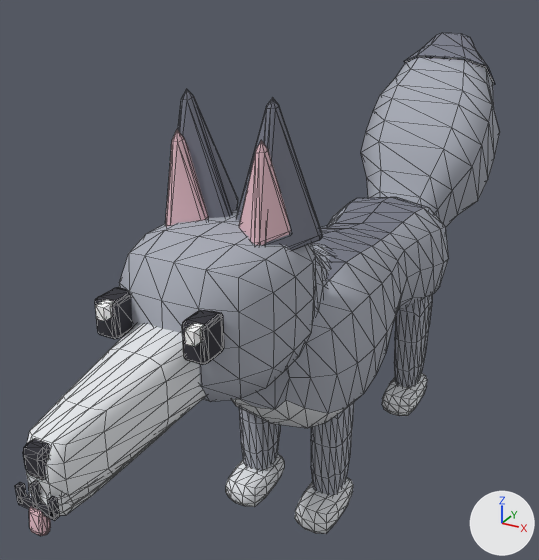
One commit to the glTF model model/pet_fox.glb: the scene before it, then after it.
Before and after are seen from a 50 mm lens placed at (0.99, -2.38, 1.83), pointed at (-0.19, -0.24, 0.76). The lights are fixed; the arrows at lower right show +X, +Y and +Z. The older version comes first. Mesh edges are drawn as thin lines. Vertices at exactly the same position are counted once.

The scene before the commit, as lines of its bpy script (objects in view):
```python
me_fox = bpy.data.meshes.new('Fox')
me_fox.from_pydata(...)  # 1872 vertices, 3580 faces; spans x -0.27..0.27, y -1.58..1.29, z 0.0..1.52
me_fox.materials.append(mat_pet_fur)  # grey #aaadb8
me_fox.materials.append(mat_pet_dark)  # grey #797c89
me_fox.materials.append(mat_pet_light)  # white #e7eaed
me_fox.materials.append(mat_pet_black)  # dark grey #303038
me_fox.materials.append(mat_pet_white)  # white #ffffff
me_fox.materials.append(mat_pet_ear_inner)  # pink #e7bfc8
me_fox.materials.append(mat_pet_eye)  # dark grey #303038
me_fox.materials.append(mat_pet_ear_back)  # grey #797c89
me_fox.materials.append(mat_pet_paws)  # white #e7eaed
me_fox.materials.append(mat_pet_mouth)  # dark grey #303038
me_fox.materials.append(mat_pet_tail)  # grey #797c89
me_fox.materials.append(mat_pet_tongue)  # pink #e7bfc8
me_fox.materials.append(mat_pet_muzzle)  # white #e7eaed
me_fox.materials.append(mat_pet_head)  # grey #aaadb8
me_fox.materials.append(mat_pet_legs)  # grey #aaadb8
me_fox.materials.append(mat_pet_hindlegs)  # grey #aaadb8
me_fox.materials.append(mat_pet_tailbase)  # grey #aaadb8
me_fox.materials.append(mat_pet_neck)  # grey #aaadb8
me_fox.materials.append(mat_pet_throat)  # grey #aaadb8
me_fox.materials.append(mat_pet_face)  # grey #aaadb8
ob_wolf = bpy.data.objects.new('Wolf', me_fox)
ob_wolf.location = (0.0, 0.0, 0.0)
```
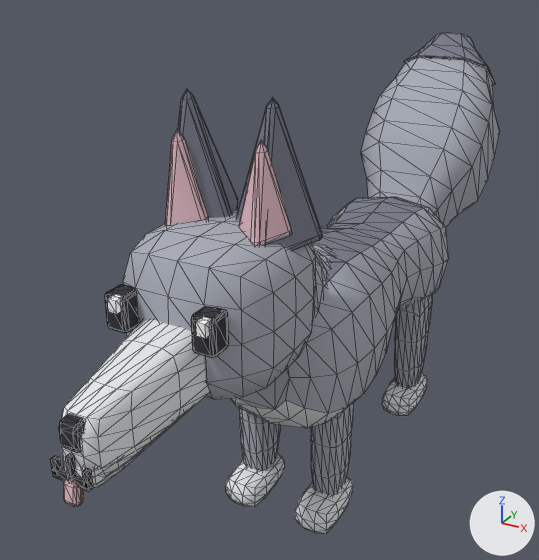
Pixel boxes (x1, y1, x2, y2) of what changed, in the pictures (539 x 560 px; the box of a moved part takes in the faces that stretch with it):
```json
{"object": "Wolf", "change": "reshaped", "before": [15, 33, 500, 536], "after": [51, 33, 500, 534], "on screen": "7% narrower"}
{"part": 1, "of": "me_fox", "change": "moved or reshaped", "before": [23, 439, 50, 480], "after": [59, 414, 85, 453]}
{"part": 2, "of": "me_fox", "change": "moved or reshaped", "before": [185, 323, 204, 346], "after": [196, 317, 213, 338]}
{"part": 3, "of": "me_fox", "change": "moved or reshaped", "before": [95, 299, 114, 321], "after": [107, 294, 124, 314]}
{"part": 4, "of": "me_fox", "change": "moved or reshaped", "before": [182, 310, 224, 364], "after": [191, 307, 229, 358]}
{"part": 5, "of": "me_fox", "change": "moved or reshaped", "before": [95, 287, 132, 339], "after": [105, 284, 139, 333]}
{"part": 6, "of": "me_fox", "change": "moved or reshaped", "before": [30, 480, 41, 510], "after": [65, 453, 75, 481]}
{"part": 7, "of": "me_fox", "change": "moved or reshaped", "before": [34, 502, 59, 521], "after": [69, 475, 93, 491]}
{"part": 8, "of": "me_fox", "change": "moved or reshaped", "before": [17, 494, 37, 509], "after": [53, 467, 71, 481]}
{"part": 9, "of": "me_fox", "change": "moved or reshaped", "before": [48, 496, 60, 518], "after": [82, 468, 93, 489]}
{"part": 10, "of": "me_fox", "change": "moved or reshaped", "before": [15, 482, 26, 503], "after": [51, 455, 61, 476]}
{"part": 11, "of": "me_fox", "change": "moved or reshaped", "before": [29, 507, 50, 536], "after": [64, 479, 84, 506]}
{"part": 12, "of": "me_fox", "change": "moved or reshaped", "before": [29, 425, 172, 516], "after": [63, 419, 179, 487], "on screen": "mostly hidden"}
{"part": 13, "of": "me_fox", "change": "moved or reshaped", "before": [26, 324, 206, 504], "after": [61, 320, 209, 477]}
{"part": 14, "of": "me_fox", "change": "moved or reshaped", "before": [120, 230, 274, 401], "after": [123, 230, 274, 399]}
```

Edits to the scene script, one JSON object a line:
```json
{"block": "me_fox", "where": "# used by ob_wolf; location = (0.0, 0.0, 0.0)"}
{"op": "remove", "block": "me_fox", "code": "me_fox.from_pydata(...)  # 1872 vertices, 3580 faces; spans x -0.27..0.27, y -1.58..1.29, z 0.0..1.52"}
{"op": "add", "block": "me_fox", "code": "me_fox.from_pydata(...)  # 1872 vertices, 3580 faces; spans x -0.27..0.27, y -1.48..1.29, z 0.0..1.52"}
{"block": "me_fox", "change": "me_fox part 1: the loose piece of 56 vertices spanning x -0.03..0.03, y -1.56..-1.5, z 0.87..0.95 is moved by (0.0, 0.1, 0.0)"}
{"block": "me_fox", "change": "me_fox part 2: the loose piece of 8 vertices spanning x 0.13..0.15, y -1.2..-1.16, z 1.04..1.08 is moved by (0.0, 0.04, 0.0)"}
{"block": "me_fox", "change": "me_fox part 3: the loose piece of 8 vertices spanning x -0.13..-0.1, y -1.2..-1.16, z 1.04..1.08 is moved by (0.0, 0.04, 0.0)"}
{"block": "me_fox", "change": "me_fox part 4: the loose piece of 56 vertices spanning x 0.09..0.16, y -1.18..-1.08, z 0.98..1.08 is moved by (0.0, 0.03, 0.0)"}
{"block": "me_fox", "change": "me_fox part 5: the loose piece of 56 vertices spanning x -0.16..-0.09, y -1.18..-1.08, z 0.98..1.08 is moved by (0.0, 0.03, 0.0)"}
{"block": "me_fox", "change": "me_fox part 6: the loose piece of 8 vertices spanning x -0.01..0.01, y -1.56..-1.55, z 0.81..0.87 is moved by (0.0, 0.1, 0.0)"}
{"block": "me_fox", "change": "me_fox part 7: the loose piece of 8 vertices spanning x 0.0..0.05, y -1.56..-1.55, z 0.8..0.82 is moved by (0.0, 0.1, 0.0)"}
{"block": "me_fox", "change": "me_fox part 8: the loose piece of 8 vertices spanning x -0.05..0.0, y -1.56..-1.55, z 0.8..0.82 is moved by (0.0, 0.1, 0.0)"}
{"block": "me_fox", "change": "me_fox part 9: the loose piece of 8 vertices spanning x 0.04..0.05, y -1.56..-1.55, z 0.81..0.85 is moved by (0.0, 0.1, 0.0)"}
{"block": "me_fox", "change": "me_fox part 10: the loose piece of 8 vertices spanning x -0.05..-0.04, y -1.56..-1.55, z 0.81..0.85 is moved by (0.0, 0.1, 0.0)"}
{"block": "me_fox", "change": "me_fox part 11: the loose piece of 56 vertices spanning x -0.02..0.02, y -1.58..-1.54, z 0.74..0.81 is moved by (0.0, 0.1, 0.0)"}
{"block": "me_fox", "change": "me_fox part 12: the loose piece of 98 vertices spanning x -0.07..0.07, y -1.55..-1.05, z 0.77..0.89 is scaled about its middle by (1, 0.815, 1), then moved by (0.0, 0.06, 0.0)"}
{"block": "me_fox", "change": "me_fox part 13: the loose piece of 73 vertices spanning x -0.1..0.1, y -1.55..-1.04, z 0.78..1.02 is scaled about its middle by (1, 0.815, 1), then moved by (0.0, 0.06, 0.0)"}
{"block": "me_fox", "change": "me_fox part 14: 41 of the vertices in x -0.18..0.18, y -1.12..-1.03, z 0.8..1.16 are scaled about their middle by (1, 0.812, 1), then moved by (0.0, 0.02, 0.0)"}
```
